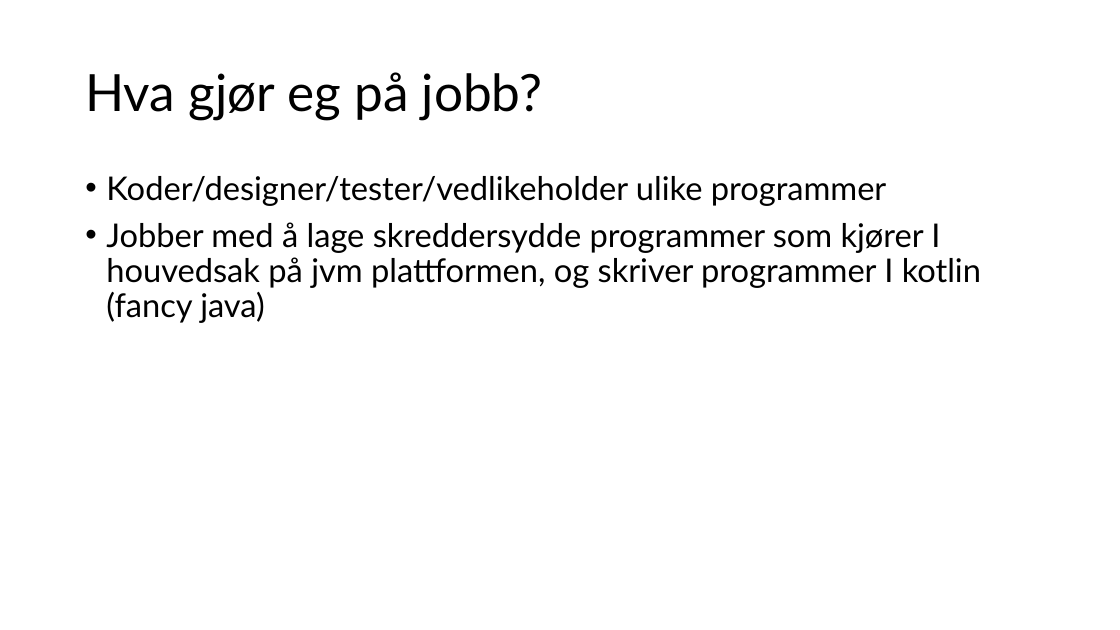
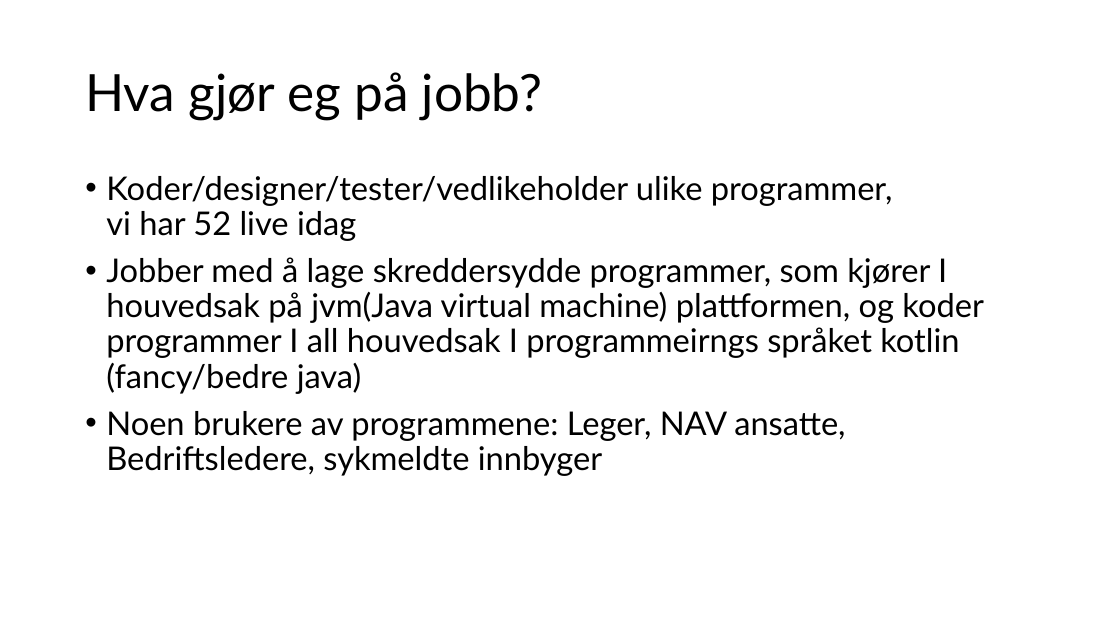
Before and after one commit to MikAoJk/slides, a slide deck: slide 1 of Hva gjør eg på jobb.pptx. Drawn at 1120x630 pixels with LibreOffice and Linux fonts; fonts in the diff are those of the drawing. Boxes give left, top, right and bottom in pixels: in the first picture for what was removed or moved away, otherwise in the second. Text is boxed around its words. In the diff, an @@ line names an element or a change of style, - is before the commit and + after.

```diff
--- a/Hva gjør eg på jobb.pptx
+++ b/Hva gjør eg på jobb.pptx
@@ text at [106,176,984,476]: text changed @@
-• Koder/designer/tester/vedlikeholder ulike programmer
-• Jobber med å lage skreddersydde programmer som kjører I houvedsak på jvm plattformen, og skriver programmer I kotlin (fancy java)
+• Koder/designer/tester/vedlikeholder ulike programmer,
+  vi har 52 live idag
+• Jobber med å lage skreddersydde programmer, som kjører I houvedsak på jvm(Java virtual machine) plattformen, og koder programmer I all houvedsak I programmeirngs språket kotlin (fancy/bedre java)
+• Noen brukere av programmene: Leger, NAV ansatte, Bedriftsledere, sykmeldte innbyger
```
Also in this commit, not shown: 3 other slides changed.
